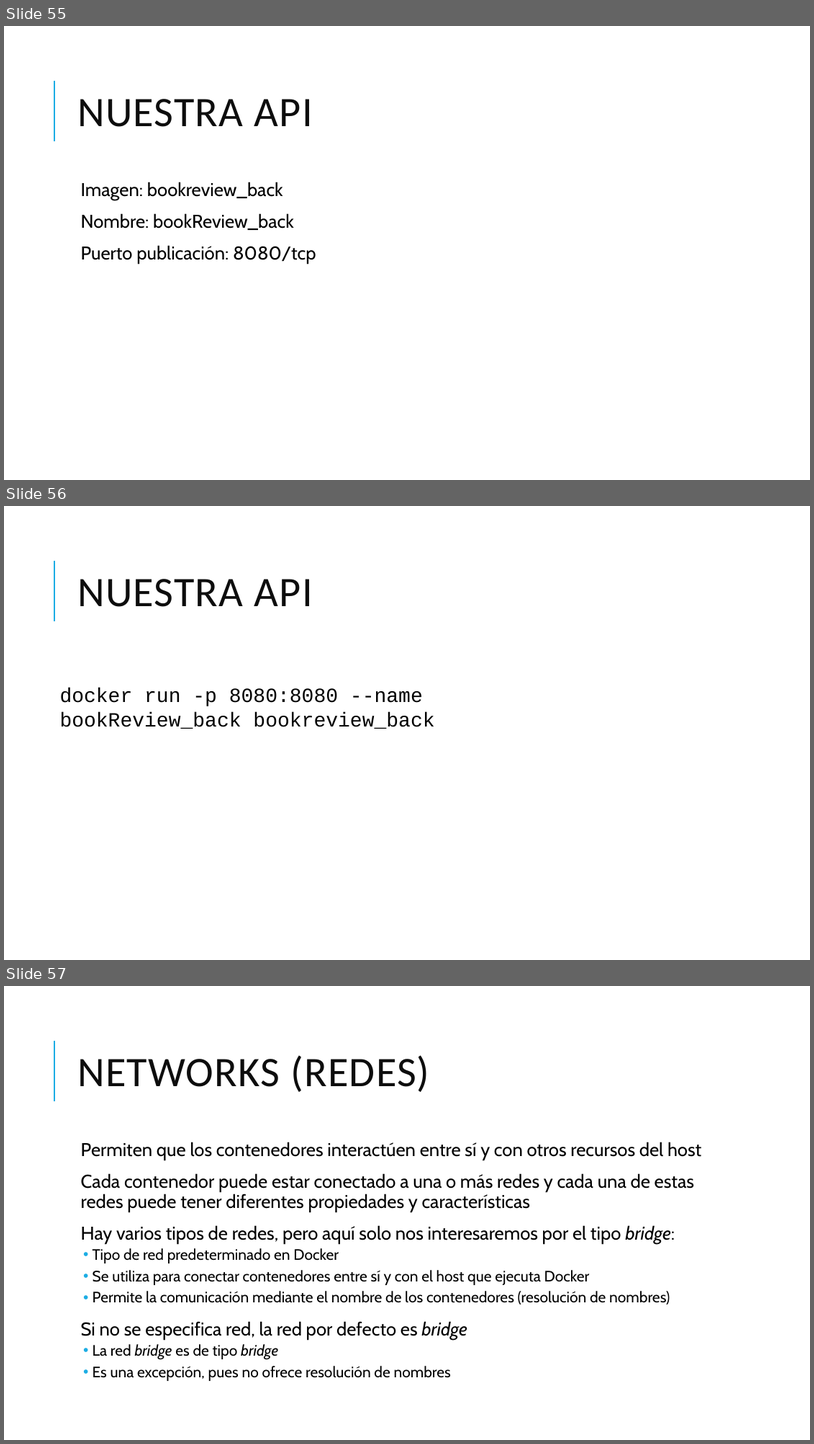
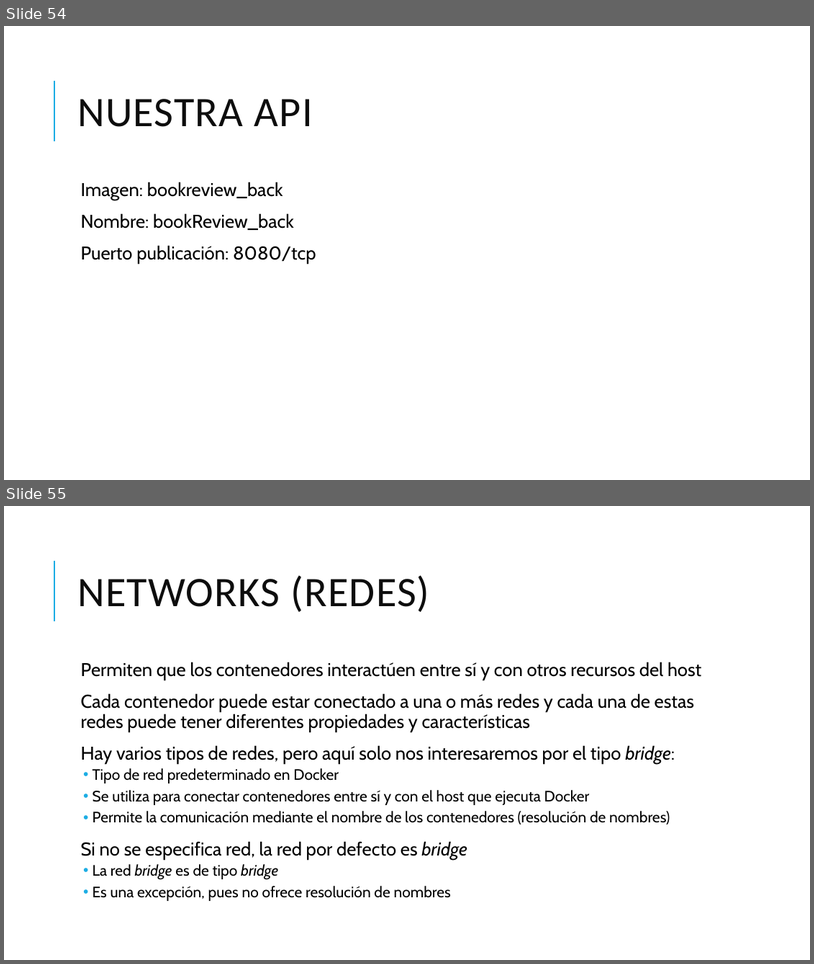
Before and after one commit to grupoinetel/curso-devops-ulpgc, a slide deck: ppt/curso-devops-ulpgc-docker.pptx. Shown one above the other, each under a label of ours: slides 55, 56 and 57 before the commit, slides 54 and 55 after it. The pictures are 814x1444 and 814x964 pixels, drawn with LibreOffice and Linux fonts; fonts in the diff are those of the drawing; background and template pictures are left out. Boxes give left, top, right and bottom in pixels: in the first picture for what was removed or moved away, otherwise in the second. Text is boxed around its words. In the diff, an @@ line names an element or a change of style, - is before the commit and + after.

```diff
--- a/ppt/curso-devops-ulpgc-docker.pptx
+++ b/ppt/curso-devops-ulpgc-docker.pptx
@@ slide 56 removed at box(4, 506, 810, 960), background #FFFFFF; not listed: 1 template element that a slide beside it also shows @@
@@ title removed at box(77, 579, 313, 607) @@
-NUESTRA API
@@ text removed at box(60, 687, 435, 728) @@
-docker run -p 8080:8080 --name bookReview_back bookreview_back
@@ what was slide 55 is now slide 54 @@
@@ what was slide 57 is now slide 55 @@
```
Also in this commit, not shown: 7 slides changed, 1 slide added, 3 other slides removed.
